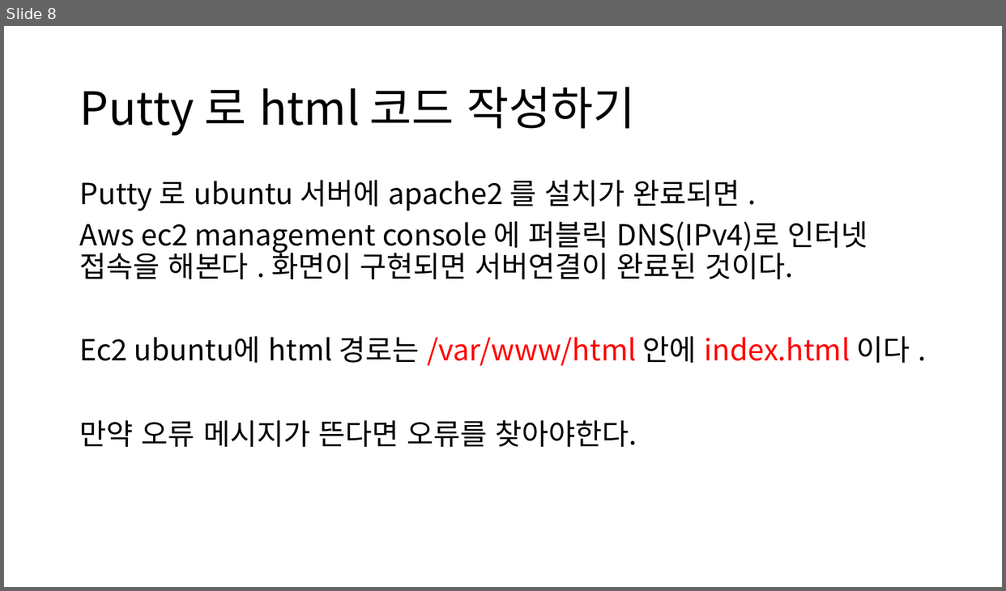
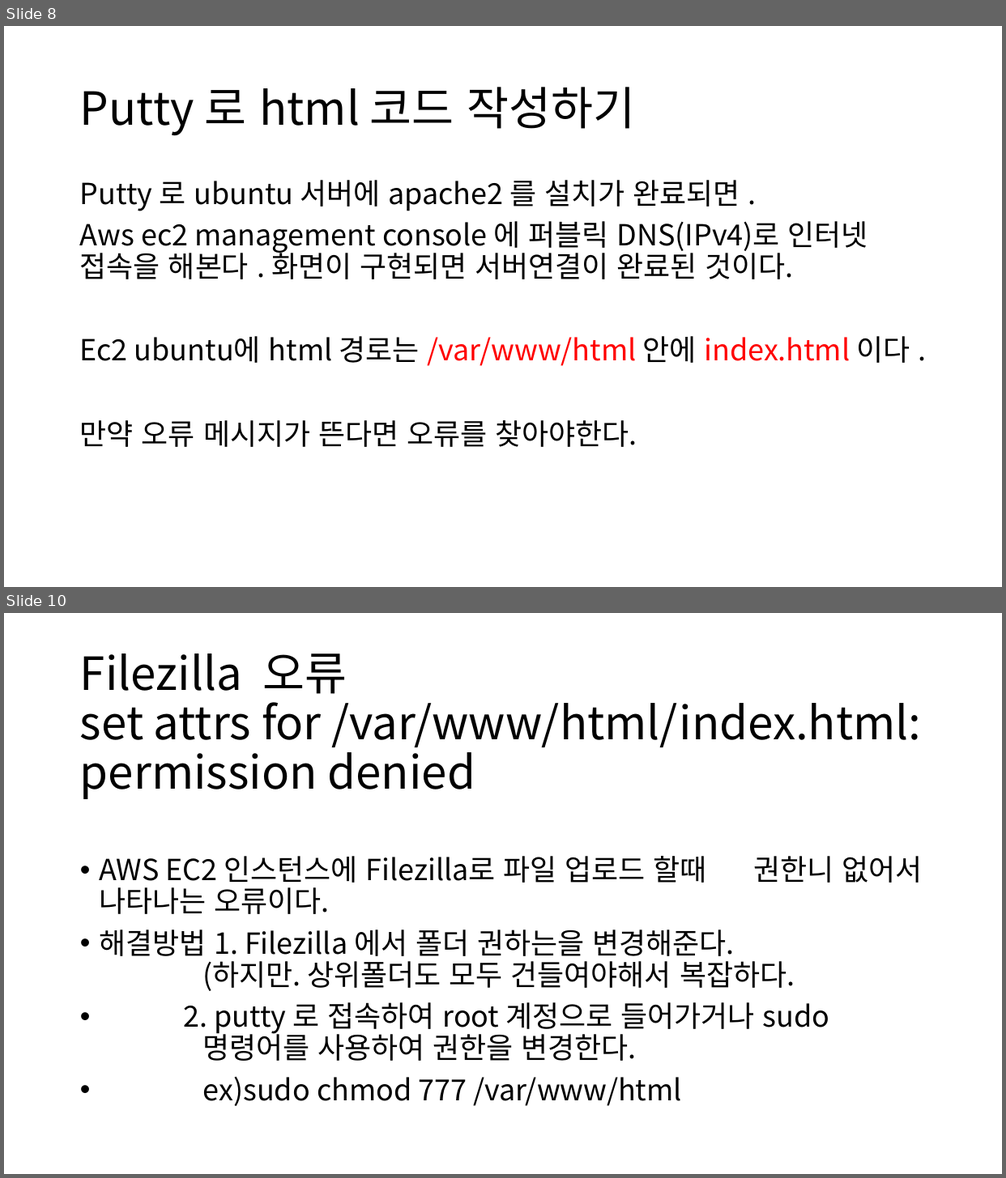
Before and after one commit to comettlee/My_study, a slide deck: AWS.pptx. Shown one above the other, each under a label of ours: slide 8 before the commit, slides 8 and 10 after it; the slides between them are not shown. The pictures are 1006x591 and 1006x1178 pixels, drawn with LibreOffice and Linux fonts; fonts in the diff are those of the drawing. Boxes give left, top, right and bottom in pixels: in the first picture for what was removed or moved away, otherwise in the second. Text is boxed around its words. In the diff, an @@ line names an element or a change of style, - is before the commit and + after.

Commit message:
AWS EC2 - Filezilla 권한주는 방법

```diff
--- a/AWS.pptx
+++ b/AWS.pptx
@@ slide 10 added at box(4, 613, 1002, 1174), background #FFFFFF @@
@@ title added at box(80, 653, 922, 799), 44 pt, text #000000 @@
+Filezilla 오류
+set attrs for /var/www/html/index.html: permission denied
@@ text added at box(99, 856, 923, 1106), 28 pt, text #000000 @@
+• AWS EC2 인스턴스에 Filezilla로 파일 업로드 할때 권한니 없어서 나타나는 오류이다.
+• 해결방법 1. Filezilla 에서 폴더 권하는을 변경해준다.
+  (하지만. 상위폴더도 모두 건들여야해서 복잡하다.
+• 2. putty 로 접속하여 root 계정으로 들어가거나 sudo
+  명령어를 사용하여 권한을 변경한다.
+• ex)sudo chmod 777 /var/www/html
```
Also in this commit, not shown: 1 other slide added.
